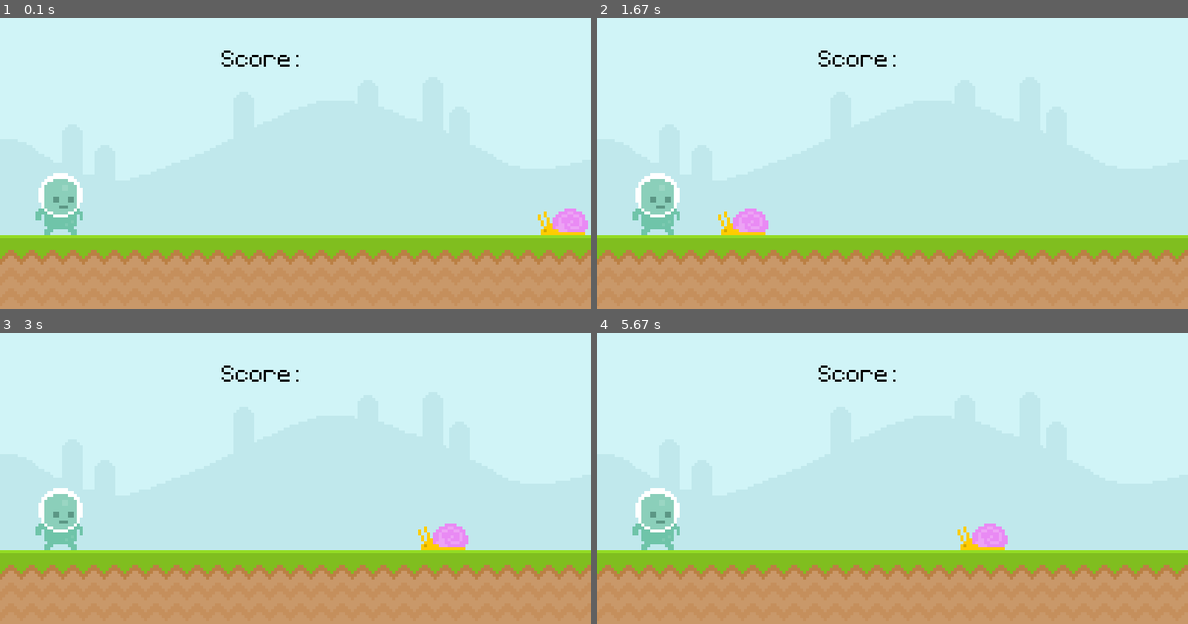
Above: before the commit, frames 1-4 (two rows, left to right).
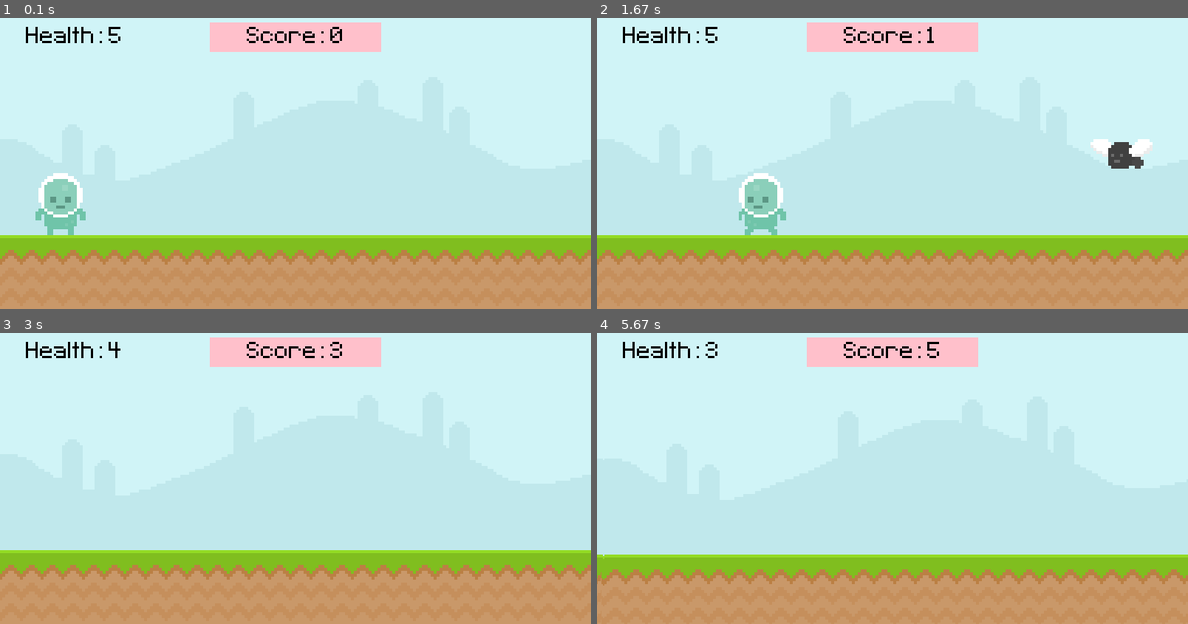
Above: after the commit, the same moments.

Repository: philiph915/ultimate-intro-pygame
Game: pygame game, started from main.py
Two runs of this game, one before a commit and one after it. Both use one fixed random seed, a clock stepped at 60 frames per second and the inputs below.
Inputs (mouse positions are in pixels of both pictures, inside the frame that each line leads up to):
- Up to frame 1 (0.1 s): no input
- Up to frame 2 (1.67 s): hold D 0.33-0.8 s; hold D 0.83-1.3 s; tap Space at 0.9, 1.2, 1.4 s; hold A from 1.33 s (still down)
- Up to frame 3 (3 s): tap Space at 1.7, 1.97, 2.27 s; release A at 1.87 s; hold A 1.9-2.3 s; click (70, 353) at 2.38 s, where only the run after the commit has a clickable "Health: 4"; click (59, 519) at 2.72 s
- Up to frame 4 (5.67 s): hold A 3.67-4.13 s; tap Space at 3.73, 4.03, 5.23, 5.53 s; hold A from 5.17 s (still down)

The runs differ from the first frame. In frame 1, 4.1% of the frame differs, in the area x 4-100%, y 1-75%; in frame 2, 7.0%; in frame 3, 5.3%; in frame 4, 11%, in the area x 0-100%, y 1-87%.

Commit message:
added more game mechanics, more sound effects, more game juice, etc.

Diff:
--- a/main.py
+++ b/main.py
@@ -1,8 +1,114 @@
 import pygame
 from sys import exit
+from random import randint # Function to generate random integers
+import math
+
+def display_score():
+    # PLACEHOLDER
+    pass
+
+# Function to move all the enemmies in the obstacle list
+def obstacle_movement(obstacle_list):
+    if obstacle_list: # returns 0 if list is empty
+
+        for obstacle_rect in obstacle_list: # loops through all the items in the list
+            # print(obstacle_list)
+            obstacle_rect.x-=20
+
+            # if the obstacle is on the ground, it is a snail, otherwise it is a fly
+            if obstacle_rect.bottom == 300: screen.blit(snail_surf,(obstacle_rect.topleft[0]+shake_offset_X,obstacle_rect.topleft[1]+shake_offset_Y))
+            else: screen.blit(fly_surf,(obstacle_rect.topleft[0]+shake_offset_X,obstacle_rect.topleft[1]+shake_offset_Y))
+
+        # return each obstacle in the list whose x is greater than -100
+        obstacle_list = [obstacle for obstacle in obstacle_list if obstacle.x > -100]
+
+        # return the updated list (with far left obstacles removed)
+        return obstacle_list
+
+    # if the list is empty, return nothing
+    else:
+        return []
+
+def player_animation(player_walking):
+    # specify as global variables inside the function so that we use the workspace variables
+    global player_surf, player_index, player_facing_right, player_hit_timer
+
+    # Display the jump surface if the player is in the air
+    if player_rect.bottom < 298:
+        player_surf = pygame.transform.flip(player_jump,not player_facing_right, 0)
+    # Play walking animation if the player is on the floor
+    else:
+        if player_walking == True:
+            player_index += 0.1
+            if player_index >= len(player_walk): player_index = 0
+            player_surf = pygame.transform.flip(player_walk[int(player_index)],not player_facing_right, 0)
+        else:
+            player_surf = player_stand_surf
+
+# Checks for a collision between the player and the obstacles currently in the game
+def check_collisions(obstacle_rect_list,player_rect):
+    collision = False
+    for obst in obstacle_rect_list:
+        if player_rect.colliderect(obst):
+            collision = True
+            break
+    return collision
+
+# reset game objects to initial states
+def game_reset():
+    global game_active, obstacle_rect_list, test_font, player_rect, score, player_vel_y, score_text_rect, score_str, score_text_surface, player_health, health_text_surface
+    game_active = True
+    obstacle_rect_list.clear()
+    player_rect.midbottom = (80,300)
+    score = 0
+    player_health = 5
+    score_text_rect.midbottom = midbottom = (400,50)
+    player_vel_y = 0
+    # Update Score text
+    score_str = 'Score: {}'.format(str(score))
+    score_text_surface = test_font.render(score_str,False,'Black')
+    # Update Health Text
+    player_health_str = 'Health: {}'.format(str(player_health))
+    health_text_surface = test_font.render(player_health_str,False,'Black')
+
+def screen_shake():
+    return 2*randint(0,8)-4, 2*randint(0,8)-4
+
 
 pygame.init()
-screen = pygame.display.set_mode((800,400)) # create the game window
+
+# Global Variables
+score = 0
+score_counter = 0
+score_str = 'Score: {}'.format(str(score))
+SCREEN_WIDTH = 800
+SCREEN_HEIGHT = 400
+FRAMES_PER_SECOND = 60
+player_vel_y = 0
+GRAVITY = 1 # Gravity in pixels per second squared
+JUMP_VEL = 20
+WALK_VEL = 4
+game_active = True
+SCORE_TEXT_WINDOW_OFFSET_X = 50
+SCORE_TEXT_WINDOW_OFFSET_Y = 10
+screen_shake_timer = 0
+
+# Player State Variables
+player_is_walking = False
+player_facing_right = 1
+player_is_hit = False
+player_is_visible = True
+player_health = 5
+player_hit_timer = 0
+player_hit_timer_s = 0
+player_health_str = 'Health: {}'.format(str(player_health))
+
+# Screen shake variables
+shake_offset_X = 0
+shake_offset_Y = 0
+
+# Game Objects
+screen = pygame.display.set_mode((SCREEN_WIDTH,SCREEN_HEIGHT)) # create the game window
 pygame.display.set_caption('Ultimate Pygame Tutorial') # set the window caption
 clock = pygame.time.Clock() # create a clock object for controlling the framerate
 
@@ -13,7 +119,15 @@
 ground_surface = pygame.image.load('graphics/ground.png').convert_alpha()
 
 # Player Graphics
-player_surf = pygame.image.load('graphics/Player/player_walk_1.png').convert_alpha()
+
+# Import Walk Cycle Frames and store in a list
+player_walk_1 = pygame.image.load('graphics/Player/player_walk_1.png').convert_alpha()
+player_walk_2 = pygame.image.load('graphics/Player/player_walk_2.png').convert_alpha()
+player_walk = [player_walk_1, player_walk_2]
+player_index = 0 # Index variable for controlling player walk animation
+player_jump = pygame.image.load('graphics/Player/jump.png').convert_alpha()
+
+player_surf = player_walk[player_index] # Put all player animation frames into a list
 player_rect = player_surf.get_rect(midbottom = (80,300))
 
 # Test Surface
@@ -21,63 +135,242 @@
 # test_surface.fill('Red') # fill the surface with a color
 
 # Enemy Graphics
-snail_surf = pygame.image.load('graphics/snail/snail1.png').convert_alpha()
-snail_rect = snail_surf.get_rect(midbottom = (800,300))
-
-# Snail Position
-snail_x_pos = 800
-
-# Create Font Object and Surface
+
+# Fly
+fly_frame_1 = pygame.image.load('graphics/Fly/Fly1.png').convert_alpha()
+fly_frame_2 = pygame.image.load('graphics/Fly/Fly2.png').convert_alpha()
+fly_frames = [fly_frame_1, fly_frame_2]
+fly_frame_ind = 0
+fly_surf = fly_frames[fly_frame_ind]
+# fly_rect = fly_surf.get_rect(midbottom = (800,210))
+
+# Snail
+snail_frame_1 = pygame.image.load('graphics/snail/snail1.png').convert_alpha()
+snail_frame_2 = pygame.image.load('graphics/snail/snail2.png').convert_alpha()
+snail_frames = [snail_frame_1, snail_frame_2]
+snail_frame_ind = 0
+snail_surf = snail_frames[snail_frame_ind]
+# snail_rect = snail_surf.get_rect(midbottom = (800,300))
+
+# Initialize List of Enemies
+obstacle_rect_list = []
+
+# Create Font Objects and Surfaces
 test_font = pygame.font.Font('font/Pixeltype.ttf', 50)
-text_surface = test_font.render('Score: ',False,'Black')
+
+# Score Text
+score_text_surface = test_font.render(score_str,False,'Black')
+score_text_rect = score_text_surface.get_rect(midbottom = (400,50))
+
+# Health Text
+health_text_surface = test_font.render(player_health_str,False,'Black')
+health_text_rect = health_text_surface.get_rect(midbottom = (100,50))
+
+# Game Over Text
+game_over_text_surface = test_font.render("GAME OVER",False,"Black")
+game_over_text_rect = score_text_surface.get_rect(midbottom = (390,100))
+restart_instruction_text_surface = test_font.render("Press Space to Play Again",False,"Black")
+restart_instruction_text_rect = restart_instruction_text_surface.get_rect(midbottom = (400, 350))
+
+text_window_rect = score_text_rect.copy()
+text_window_rect.width+=SCORE_TEXT_WINDOW_OFFSET_X*2
+text_window_rect.height+=SCORE_TEXT_WINDOW_OFFSET_Y*2*.4
+text_window_rect.left-=SCORE_TEXT_WINDOW_OFFSET_X
+text_window_rect.bottom-=SCORE_TEXT_WINDOW_OFFSET_Y*1.6*.4
+
+# Game Over Player Sprite
+player_stand_surf = pygame.image.load('graphics/player/player_stand.png').convert_alpha()
+player_stand_rect = player_stand_surf.get_rect(midbottom = (360,200))
 
 # Create Sounds
 bruh_sound = pygame.mixer.Sound('audio/bruh.mp3')
-
-# Global Variables
-player_is_hit = False
+bwah_sound = pygame.mixer.Sound('audio/bwaaah.mp3')
+jump_sound = pygame.mixer.Sound('audio/jump.mp3')
+jump_sound.set_volume(0.5)
+hit_sound = pygame.mixer.Sound('audio/Explosion5.wav')
+music_sound = pygame.mixer.music.load('audio/music.wav')
+
+# Start the music
+pygame.mixer.music.play(-1)
+pygame.mixer.music.set_volume(0.5)
+
+# Timers
+obstacle_timer = pygame.USEREVENT + 1 # Add a user event
+pygame.time.set_timer(obstacle_timer,1500) # Assign a timer to the user event
+
+snail_animation_timer = pygame.USEREVENT + 2
+pygame.time.set_timer(snail_animation_timer,100)
+
+fly_animation_timer = pygame.USEREVENT + 3
+pygame.time.set_timer(fly_animation_timer,200)
 
 # Game Loop
 while True:
-    # Update everything
-
-    # Move the snail
-    if snail_rect.right>0:
-        snail_rect.right-=6
-    else:
-        snail_rect.left = 800
-
-    # collision detection on player
-    if player_rect.colliderect(snail_rect) and player_is_hit==False:
-        print('bruh you hit da snail')
-        player_is_hit = True
-        pygame.mixer.Sound.play(bruh_sound)
-    elif not player_rect.colliderect(snail_rect) and player_is_hit==True:
-        player_is_hit = False
-
-
-    # Event Loop
+
+    # ============== Event Loop ====================#
     for event in pygame.event.get():
+        # Check for window closing
         if event.type == pygame.QUIT:
             pygame.quit()
             exit()
 
-    # draw all our elements
-    # screen.blit(test_surface,(0,0)) # BLIT = Block Image Transform (draw a surface onto another surface)
-
-    # Draw background
-    screen.blit(sky_surface,(0,0))
-    screen.blit(ground_surface,(0,300))
-
-    # Draw Text
-    screen.blit(text_surface,(300,50))
-
-    # Draw Enemies
-    screen.blit(snail_surf,snail_rect)
-
-    # Draw Player
-    screen.blit(player_surf,player_rect)
-
+        # Game Playing State
+        if game_active:
+            # Check for Keyboard Inputs
+            if event.type == pygame.KEYDOWN:
+                # print('key down')
+                if event.key == pygame.K_SPACE:
+                    if player_rect.bottom==300:
+                        player_vel_y = JUMP_VEL
+                        pygame.mixer.Sound.play(jump_sound)
+                        # player_index = 0
+
+            # Check for mouse clicks
+            if event.type == pygame.MOUSEBUTTONDOWN:
+                mouse_pos = pygame.mouse.get_pos() # Get current mouse position
+                if player_rect.collidepoint(mouse_pos): # Test if mouse is inside player rectangle
+                    pygame.mixer.Sound.play(bruh_sound)
+
+            # Spawn Enemies
+            if event.type == obstacle_timer:
+                pygame.time.set_timer(obstacle_timer,int(1500*math.exp(-score*0.009))) # Update the timer duration
+                print(obstacle_timer,int(1500*math.exp(-score*0.009)))
+                if randint(0,2): # random integer (either 0 or 1)
+                    obstacle_rect_list.append(snail_surf.get_rect(bottomright = (randint(900,1100),300))) # spwan a snail
+                else:
+                    obstacle_rect_list.append(fly_surf.get_rect(bottomright = (randint(900,1100),210))) # spwan a fly
+
+            # Animate Enemies
+
+            # Fly animation
+            if event.type == fly_animation_timer:
+                if fly_frame_ind < len(fly_frames)-1: fly_frame_ind += 1
+                else: fly_frame_ind = 0
+
+            # Snail animation
+            if event.type == snail_animation_timer:
+                if snail_frame_ind < len(snail_frames)-1: snail_frame_ind += 1
+                else: snail_frame_ind = 0
+
+        # Game Over / Title State
+        else:
+            if event.type == pygame.KEYDOWN and event.key == pygame.K_SPACE:
+                # Reset the game
+                game_reset()
+
+    if game_active:
+        # ============== Update Loop ================= #
+
+        # Player Movement
+        player_vel_y -= GRAVITY  # Acceleration due to gravity
+        player_rect.bottom-=player_vel_y;
+
+        # Resolve player collision with ground
+        if player_rect.bottom > 300:
+            player_rect.bottom = 300
+
+        # Resolve player collision with screen edges
+        if player_rect.left < 0:
+            player_rect.left = 0
+        elif player_rect.right > SCREEN_WIDTH:
+            player_rect.right = SCREEN_WIDTH
+
+        if not player_is_hit:
+            if check_collisions(obstacle_rect_list,player_rect):
+                # Player Got Hit
+                player_is_hit = True
+                player_health-=1
+
+                # Update Health Text
+                player_health_str = 'Health: {}'.format(str(player_health))
+                health_text_surface = test_font.render(player_health_str,False,'Black')
+
+                # Check if player is out of health
+                if player_health <= 0:
+                    game_active = False
+                    pygame.mixer.Sound.play(bruh_sound)
+                else:
+                    pygame.mixer.Sound.play(bwah_sound)
+                    pygame.mixer.Sound.play(hit_sound)
+                    # Trigger Player blink and screen shake effects
+                    player_hit_timer = 60*3*2
+                    screen_shake_timer = 30
+
+        if player_hit_timer > 0:
+            player_hit_timer-= 2
+            player_hit_timer_s =  float(player_hit_timer/60)
+            player_hit_timer_s -= round(player_hit_timer_s)
+            player_is_visible = (player_hit_timer_s<0)
+        else:
+            player_is_hit = False
+            player_is_visible = 1
+
+        # User Inputs (handled in update loop)
+        # Should use this method for class-specific input handling
+
+        keys = pygame.key.get_pressed()
+        if keys[pygame.K_a]:
+            player_rect.left-=WALK_VEL
+            player_is_walking = True
+            player_facing_right = 0
+        if keys[pygame.K_d]:
+            player_rect.left+=WALK_VEL
+            player_is_walking = True
+            player_facing_right = 1
+        if not keys[pygame.K_a] and not keys[pygame.K_d]:
+            player_is_walking = False
+
+        # Update Score
+        score_counter+=1
+        if score_counter > FRAMES_PER_SECOND-1:
+            score_counter = 0
+            score+=1
+            score_str = 'Score: {}'.format(str(score))
+            score_text_surface = test_font.render(score_str,False,'Black')
+
+        # Handle Screen Shake
+        if screen_shake_timer>0:
+            screen_shake_timer-=1
+            shake_offset_X, shake_offset_Y = screen_shake()
+        else:
+            shake_offset_X = shake_offset_Y = 0
+
+        # ============== Draw Loop ======================= #
+
+         # screen.blit(test_surface,(0,0)) # BLIT = Block Image Transform (draw a surface onto another surface)
+        # Draw background
+        screen.blit(sky_surface,(0+shake_offset_X,0+shake_offset_Y))
+        screen.blit(ground_surface,(0+shake_offset_X,300+shake_offset_Y))
+
+        # Draw the score text
+        # pygame.draw.rect(screen,'Pink',text_window_rect,10) # Draw text box
+        pygame.draw.rect(screen,'Pink',text_window_rect)
+        screen.blit(score_text_surface,score_text_rect)
+
+        # Draw Health Text
+        screen.blit(health_text_surface,health_text_rect)
+
+        # pygame.draw.line(screen,'Blue',(0,0),(SCREEN_WIDTH,SCREEN_HEIGHT))
+
+        # Draw Enemies
+        snail_surf = snail_frames[snail_frame_ind]
+        # screen.blit(snail_surf,snail_rect)
+
+        fly_surf = fly_frames[fly_frame_ind]
+        # screen.blit(fly_surf,fly_rect)
+
+        obstacle_rect_list = obstacle_movement(obstacle_rect_list)
+
+        # Draw Player
+        player_animation(player_is_walking) # update player animation state
+        if player_is_visible: screen.blit(player_surf,(player_rect.topleft[0] + shake_offset_X,player_rect.topleft[1] + shake_offset_X))
+    else:
+        screen.fill('Pink')
+        screen.blit(game_over_text_surface,game_over_text_rect)
+        score_text_rect.midbottom = midbottom = (400,390)
+        screen.blit(score_text_surface,score_text_rect)
+        screen.blit(restart_instruction_text_surface,restart_instruction_text_rect)
+        screen.blit(pygame.transform.scale(player_stand_surf,(player_stand_rect.width*2,player_stand_rect.height*2)),player_stand_rect)
 
     pygame.display.update()
-    clock.tick(60) # Restrict game loop to 60 fps (delays the next update call by 1/60s, wraps around SDL_Delay function)
+    clock.tick(FRAMES_PER_SECOND) # Restrict game loop to 60 fps (delays the next update call by 1/60s, wraps around SDL_Delay function)
Not shown, added: audio/Explosion5.wav
Not shown, added: audio/bwaaah.mp3
